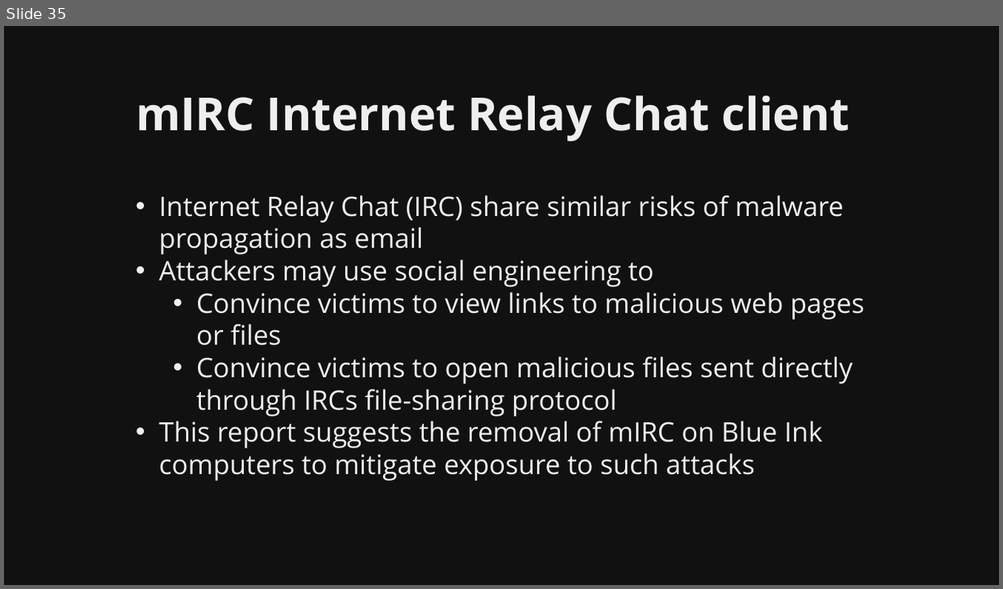
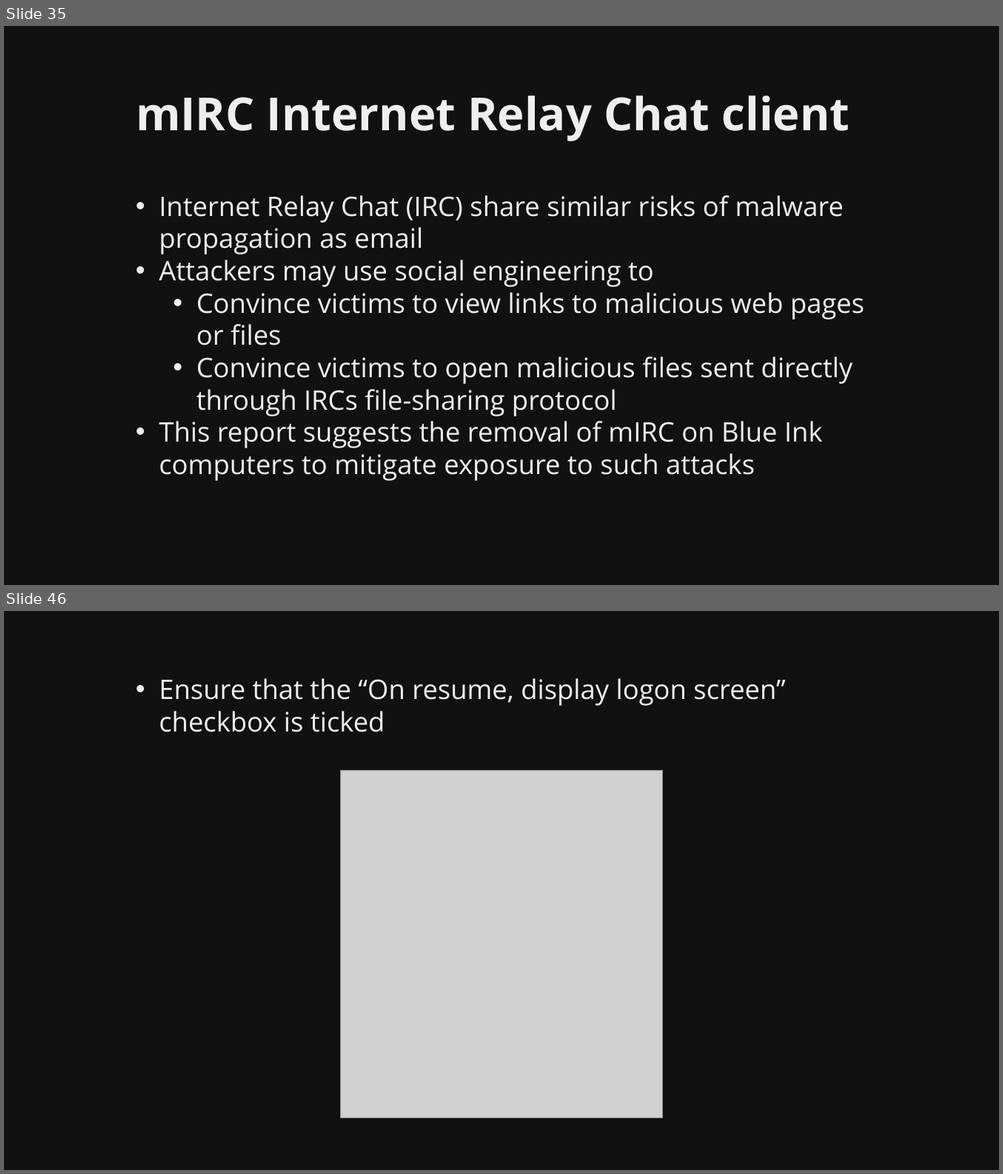
Before and after one commit to martymcflywa/ecu, a slide deck: year_1/sem_2/CSI1101_computer_security/0b_assignment_2_[22MAY15_0900]/dev/CSI1101_PONCE_A2_v01.pptx. Shown one above the other, each under a label of ours: slide 35 before the commit, slides 35 and 46 after it; the slides between them are not shown. The pictures are 1003x589 and 1003x1174 pixels, drawn with LibreOffice and Linux fonts; fonts in the diff are those of the drawing; grey boxes stand for pictures. Boxes give left, top, right and bottom in pixels: in the first picture for what was removed or moved away, otherwise in the second. Text is boxed around its words. In the diff, an @@ line names an element or a change of style, - is before the commit and + after.

```diff
--- a/year_1/sem_2/CSI1101_computer_security/0b_assignment_2_[22MAY15_0900]/dev/CSI1101_PONCE_A2_v01.pptx
+++ b/year_1/sem_2/CSI1101_computer_security/0b_assignment_2_[22MAY15_0900]/dev/CSI1101_PONCE_A2_v01.pptx
@@ slide 46 added at box(4, 611, 999, 1170), background #111111 @@
@@ text added at box(159, 678, 785, 732), 26 pt, text #EEEEEE @@
+• Ensure that the “On resume, display logon screen” checkbox is ticked
@@ text added at box(136, 731, 267, 732), 28 pt, text #111111 @@
+separator
@@ picture added at box(341, 771, 663, 1119) @@
```
Also in this commit, not shown: 2 slides changed, 12 other slides added, 8 other files.
